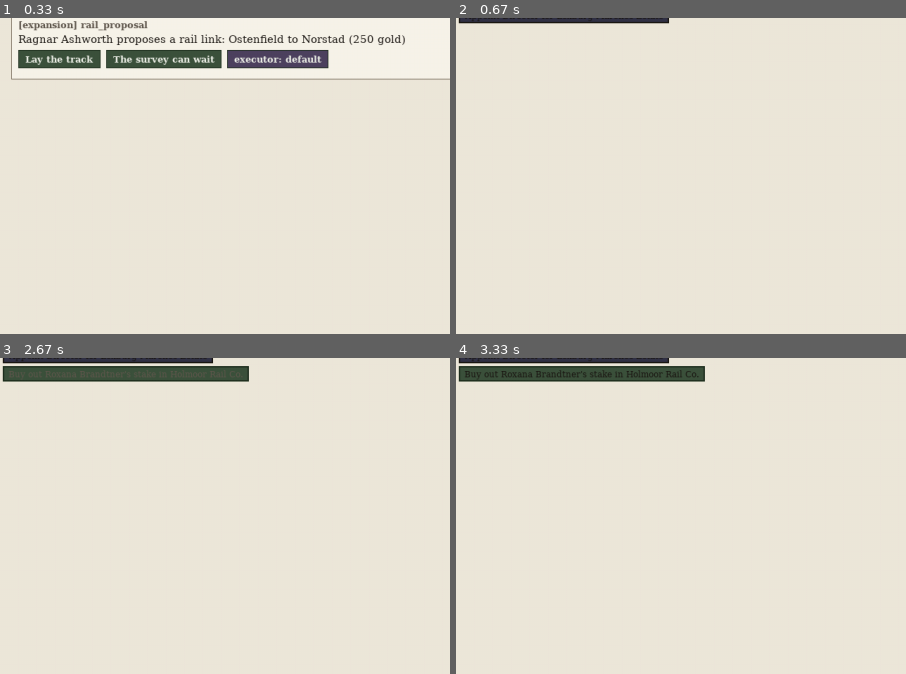
Above: before the commit, frames 1-4 (two rows, left to right).
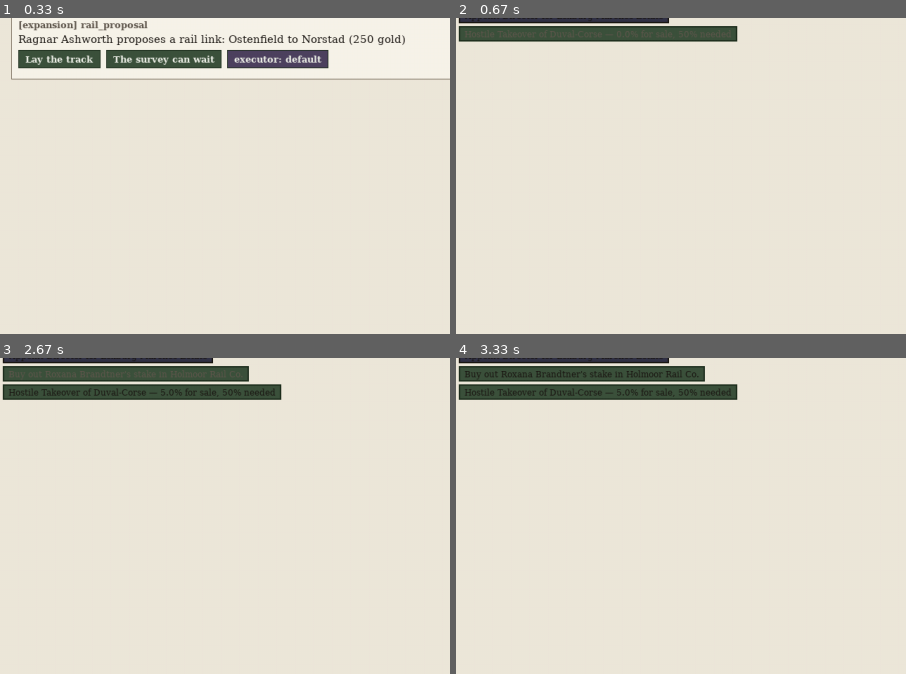
Above: after the commit, the same moments.

Repository: civersen222/Guilded-Age
Game: pygame game, started from gilded/__main__.py
The game is run twice, just before and just after one commit, with the same random seed, the same clock (stepped at 60 frames per second) and the same inputs.
Inputs (mouse positions are % of the whole screen's width and height, from its top left):
- Up to frame 1 (0.33 s): no input
- Up to frame 2 (0.67 s): click "Enterprises" at 0.38 s
- Up to frame 3 (2.67 s): click "End Turn" at 0.72 s; click "End Turn" at 1.05 s; click "End Turn" at 1.38 s; click "Enterprises" at 1.72 s; click "End Turn" at 2.05 s; click "Enterprises" at 2.38 s
- Up to frame 4 (3.33 s): click (36, 29) at 2.72 s; click (12, 28) at 3.05 s
The pictures show only the part of the screen within x 0-50%, y 38-88%; the shares and areas given below are measured in that part.

Frame 1 is identical in both runs. In frame 2, 3.1% of the frame differs, in the area x 0-63%, y 2-8%; in frame 3, 3.2%, in the area x 0-63%, y 8-14%; in frame 4, 3.2%.

Commit message:
I4c2a: draw and wire the page-level Hostile Takeover button

Diff:
--- a/gilded/tests/test_ui_actions.py
+++ b/gilded/tests/test_ui_actions.py
@@ -178,7 +178,6 @@
     unregistered = _offered_keys(state.view) - set(act.ACTIONS)
     assert unregistered == {
         "buy_shares", "sell_shares", "found_enterprise",
-        "attack_takeover",
     }, f"the unregistered set moved: {sorted(unregistered)}"
 
 
@@ -211,7 +210,8 @@
     """
     drawn = set()
     for r in view.regions._regions:
-        if not (r.group or "").startswith("venture:"):
+        group = r.group or ""
+        if not (group.startswith("venture:") or group == "house"):
             continue
         payload = r.action
         if isinstance(payload, dict):
@@ -232,13 +232,13 @@
     view.draw(pygame.Surface((800, 600)))
 
     drawn = _enterprise_drawn_verbs(view)
-    assert drawn == {"appoint_director", "expand_enterprise", "defend_buyout"}, (
+    assert drawn == {"appoint_director", "expand_enterprise", "defend_buyout",
+                     "attack_takeover"}, (
         f"the Enterprises tab's drawn verbs moved: {sorted(drawn)}")
 
     undrawn = _offered_keys(view) - drawn
     assert undrawn == {
         "buy_shares", "sell_shares", "found_enterprise",
-        "attack_takeover",
     }, f"the undrawn set moved: {sorted(undrawn)}"
 
 
@@ -302,6 +302,29 @@
         return None
     elif key == "close_director_picker":
         return {"close_director_picker": True}
+    elif key == "attack_takeover":
+        # Disloyalty is grown, not dealt: at turn 0 the top-threat House has no
+        # disloyal kin in ANY seed 42-61 (measured, 0 of 20), so a turn-0
+        # fixture can only ever be ineligible. Letting turns elapse -- as the
+        # defend_buyout builder does -- makes seed 42 eligible on its third
+        # end_turn, with 5.0% for sale and attention intact. The cap of 12 is
+        # generous: the slowest seed that ever qualifies needs 11.
+        from gilded.intel import threat_rank
+        from gilded.society.realm import disloyal_shareholders
+        for _ in range(12):
+            threats = [x for x in threat_rank(game) if x != house]
+            if threats and disloyal_shareholders(game.realms[threats[0]],
+                                                 game.enterprises):
+                return {"attack_takeover": threats[0]}
+            game.end_turn()
+        # No seller ever appeared. Still return a WELL-FORMED action naming a
+        # real rival rather than None: None means "this verb cannot be
+        # constructed at all", while a real action against a loyal House is
+        # merely INELIGIBLE, which is a legitimate answer.
+        threats = [x for x in threat_rank(game) if x != house]
+        if threats:
+            return {"attack_takeover": threats[0]}
+        return None
     elif key == "cycle_exec":
         petitions = game.docket_by_house.get(house, [])
         if petitions:
--- a/gilded/tests/test_ui_broadsheet.py
+++ b/gilded/tests/test_ui_broadsheet.py
@@ -33,7 +33,7 @@
     "Letters": 12,        # tab x10, end_turn, narrate
     "Docket": 15,         # cycle_exec x1, rule x2, tab x10, end_turn, narrate
     "Policies": 17,       # set_stance x5, tab x10, end_turn, narrate
-    "Enterprises": 16,    # venture x4, tab x10, end_turn, narrate
+    "Enterprises": 17,    # venture x4, attack_takeover x1, tab x10, end_turn, narrate
     "Atlas": 13,          # select_province x1, tab x10, end_turn, narrate
     "Powers": 19,         # place_informant x7, tab x10, end_turn, narrate
     "House": 12,          # tab x10, end_turn, narrate
@@ -3644,7 +3644,7 @@
                 f"painted -- the pixel inside {v.tooltip_rect} is {fill}, "
                 f"expected the INK fill {INK}")
             checked += 1
-    assert checked == 143, (
-        f"expected to point at 143 controls across the ten tabs, pointed at "
+    assert checked == 144, (
+        f"expected to point at 144 controls across the ten tabs, pointed at "
         f"{checked}. The census moved; EXPECTED_REGIONS should have caught "
         f"this first.")
--- a/gilded/ui/actions.py
+++ b/gilded/ui/actions.py
@@ -282,6 +282,59 @@
     return []
 
 
+def _takeover_reach(game, target_house):
+    """How much of `target_house` is genuinely for sale.
+
+    The combined average stake its disloyal kin hold across its enterprises.
+    This is the campaign's ceiling, and `house_stake` scores progress on the
+    same scale, so the two numbers can honestly be shown side by side.
+    """
+    from gilded.society.realm import disloyal_shareholders
+    ents = [e for e in game.enterprises if e.house == target_house]
+    if not ents:
+        return 0.0
+    sellers = disloyal_shareholders(game.realms[target_house], game.enterprises)
+    return sum(sum(e.ledger.get(s.id, 0.0) for e in ents)
+               for s in sellers) / len(ents)
+
+
+def _running_takeover(game, house, target_house):
+    """The player's unfinished campaign against `target_house`, or None."""
+    return next((t for t in game.takeovers
+                 if t.buyer_house == house and t.target_house == target_house
+                 and not t.complete), None)
+
+
+def _attack_takeover_eligible(game, house, action):
+    target = action.get("attack_takeover")
+    if target not in game.houses or target == house:
+        return False, "There is no such House to buy into."
+    if _running_takeover(game, house, target) is not None:
+        return False, (f"A quiet buying campaign against House {target} is "
+                       f"already under way.")
+    if _no_attention(game, house):
+        return False, _attention_reason()
+    if _takeover_reach(game, target) <= 0.0:
+        return False, (f"No one in House {target} is disloyal enough to sell "
+                       f"you a share.")
+    return True, ""
+
+
+def _attack_takeover_dispatch(game, house, view, action):
+    from gilded.docket import INITIATIVES, initiative
+    from gilded.ai import _executor_for
+    from gilded.chassis import TurnEvent
+    target = action["attack_takeover"]
+    realm = game.realms[house]
+    executor = _executor_for(game, realm, INITIATIVES["start_takeover"][0])
+    game.attention[house] -= 1
+    lines = initiative(game, house, "start_takeover", executor,
+                       target_house=target)
+    for line in lines:
+        game.events.append(TurnEvent(line, "ledger", house))
+    return lines
+
+
 # ── view-local keys (click already mutated the view) ─────────────────────────
 
 def _noop_eligible(game, house, action):
@@ -331,6 +384,11 @@
         attention_cost=1, gold_cost=0,
         eligible=_defend_buyout_eligible, dispatch=_defend_buyout_dispatch,
     ),
+    "attack_takeover": PlayerAction(
+        key="attack_takeover", label="Hostile Takeover", domain="capital",
+        attention_cost=1, gold_cost=0,
+        eligible=_attack_takeover_eligible, dispatch=_attack_takeover_dispatch,
+    ),
     # view verbs
     "toggle_narrate": PlayerAction(
         key="toggle_narrate", label="Toggle Narration", domain="view",
--- a/gilded/ui/broadsheet.py
+++ b/gilded/ui/broadsheet.py
@@ -1712,8 +1712,22 @@
         threats = threat_rank(g)
         if threats:
             target_house = threats[0]
+            from gilded.ui.actions import _running_takeover, _takeover_reach
+            from gilded.society.schemes import TAKEOVER_THRESHOLD
+            from gilded.society.shares import house_stake
+            running = _running_takeover(g, self.house, target_house)
+            if running is None:
+                label = (f"Hostile Takeover of {target_house} — "
+                         f"{_takeover_reach(g, target_house):.1f}% for sale, "
+                         f"{TAKEOVER_THRESHOLD:.0f}% needed")
+            else:
+                held = house_stake(
+                    [e for e in g.enterprises if e.house == target_house],
+                    running.buyer.id)
+                label = (f"Takeover of {target_house} — holding "
+                         f"{held:.1f}% of {TAKEOVER_THRESHOLD:.0f}% needed")
             actions.append({
-                "label": f"Hostile Takeover of {target_house}",
+                "label": label,
                 "action": {"attack_takeover": target_house},
                 "eid": None
             })
@@ -1849,6 +1863,16 @@
             verb = list(action_dict.keys())[0] if action_dict else None
             eid = act.get("eid")
             if eid is None:
+                if verb == "attack_takeover":
+                    from gilded.ui.actions import ACTIONS
+                    ok, why = ACTIONS["attack_takeover"].eligible(
+                        self.game, self.house, action_dict)
+                    y = self._action_button(
+                        surface, content, action_rect, y, act, body, "house",
+                        "Hostile Takeover", None if ok else why, None,
+                        BUTTON_BG, BUTTON_EDGE)
+                    if y is None:
+                        return
                 continue
             ent = next((e for e in self.game.enterprises if e.eid == eid), None)
             if ent is None:
